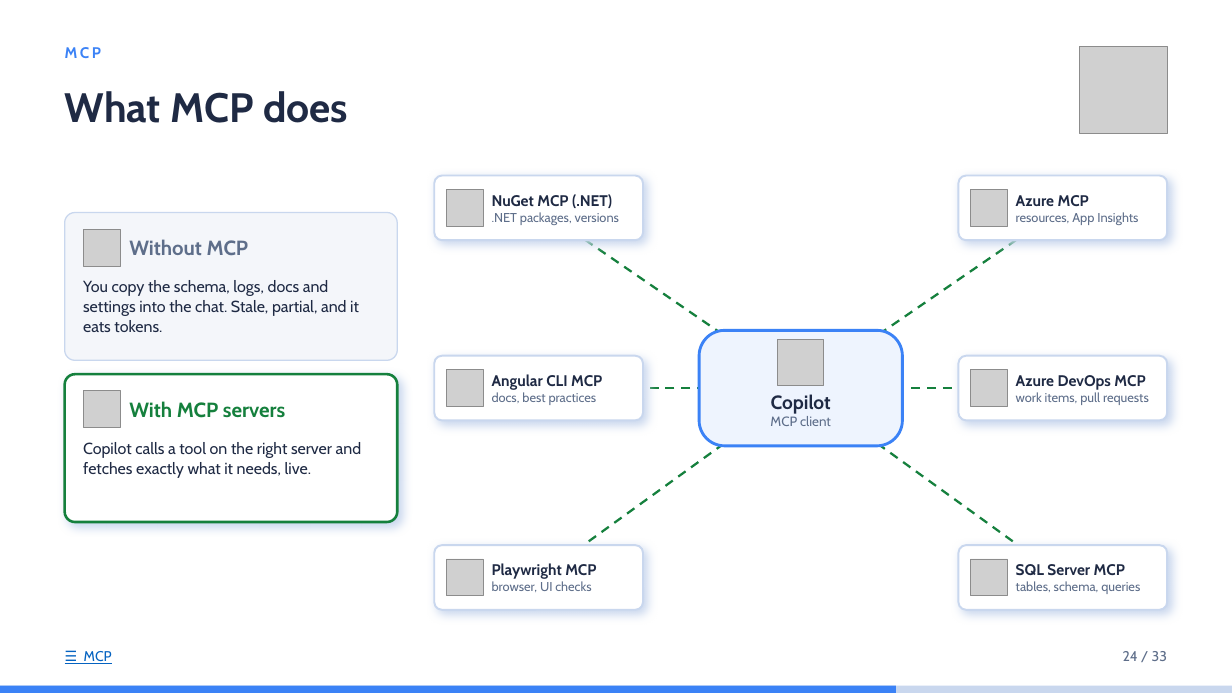
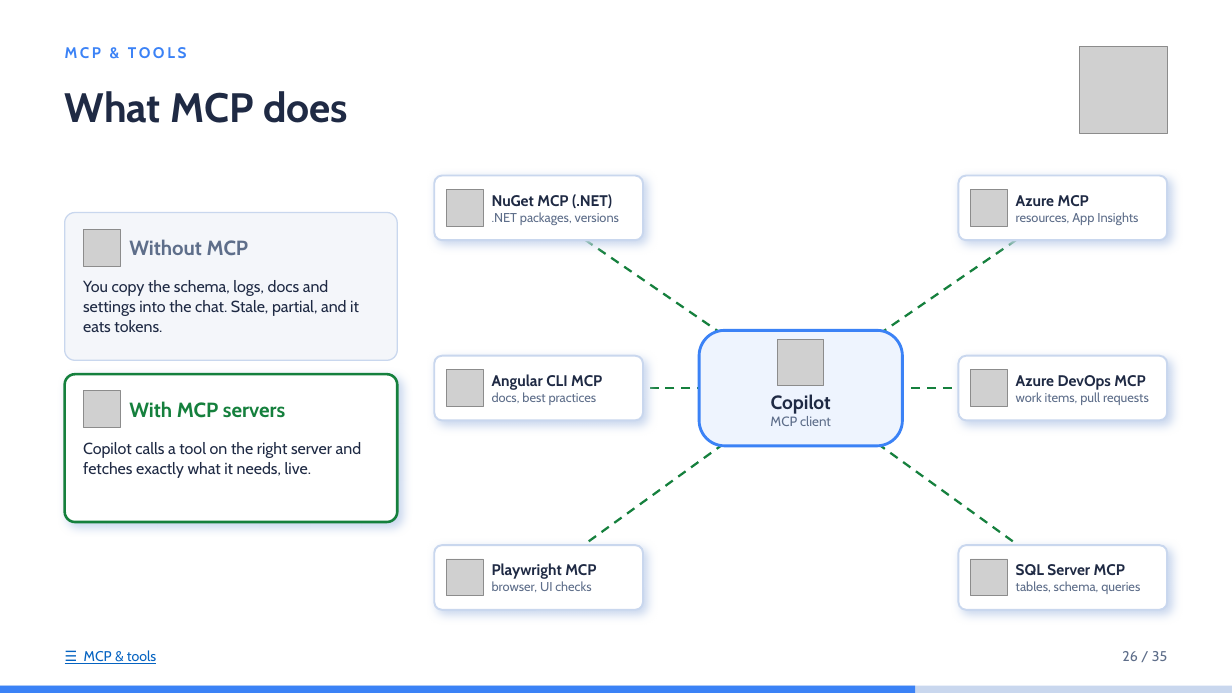
Before and after one commit to idoudist/ai-toolbox-presentation, a slide deck: slide 26 of hello-skills.pptx (slide 24 before the commit). Drawn at 1232x693 pixels with LibreOffice and Linux fonts; fonts in the diff are those of the drawing; grey boxes stand for pictures. Boxes give left, top, right and bottom in pixels: in the first picture for what was removed or moved away, otherwise in the second. Text is boxed around its words. In the diff, an @@ line names an element or a change of style, - is before the commit and + after.

```diff
--- a/hello-skills.pptx
+++ b/hello-skills.pptx
@@ text at (65, 47, 187, 58): text changed @@
-MCP
+MCP & TOOLS
@@ text at (84, 650, 156, 664): text changed @@
-☰ MCP
+☰ MCP & tools
@@ text at (1122, 651, 1167, 661): text changed @@
-24 / 33
+26 / 35
@@ rectangle: place and size @@
-rectangle at (0, 686, 897, 693)
+rectangle at (0, 686, 915, 693)
```
Also in this commit, not shown: 28 other slides changed, 2 slides added.
